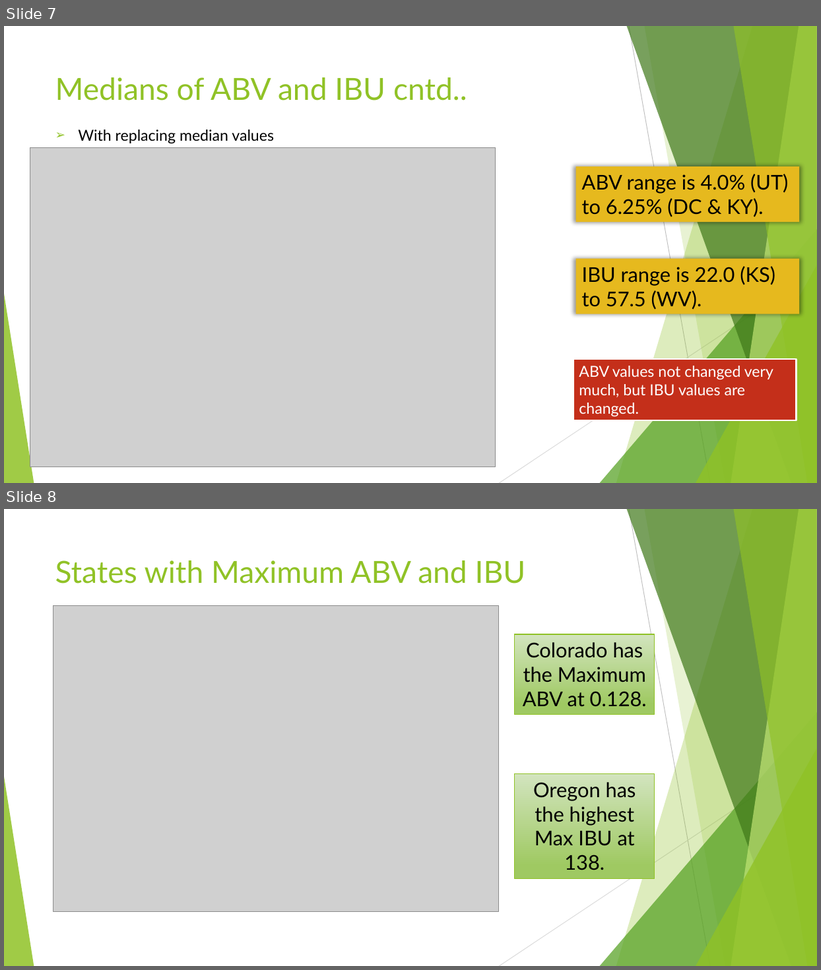
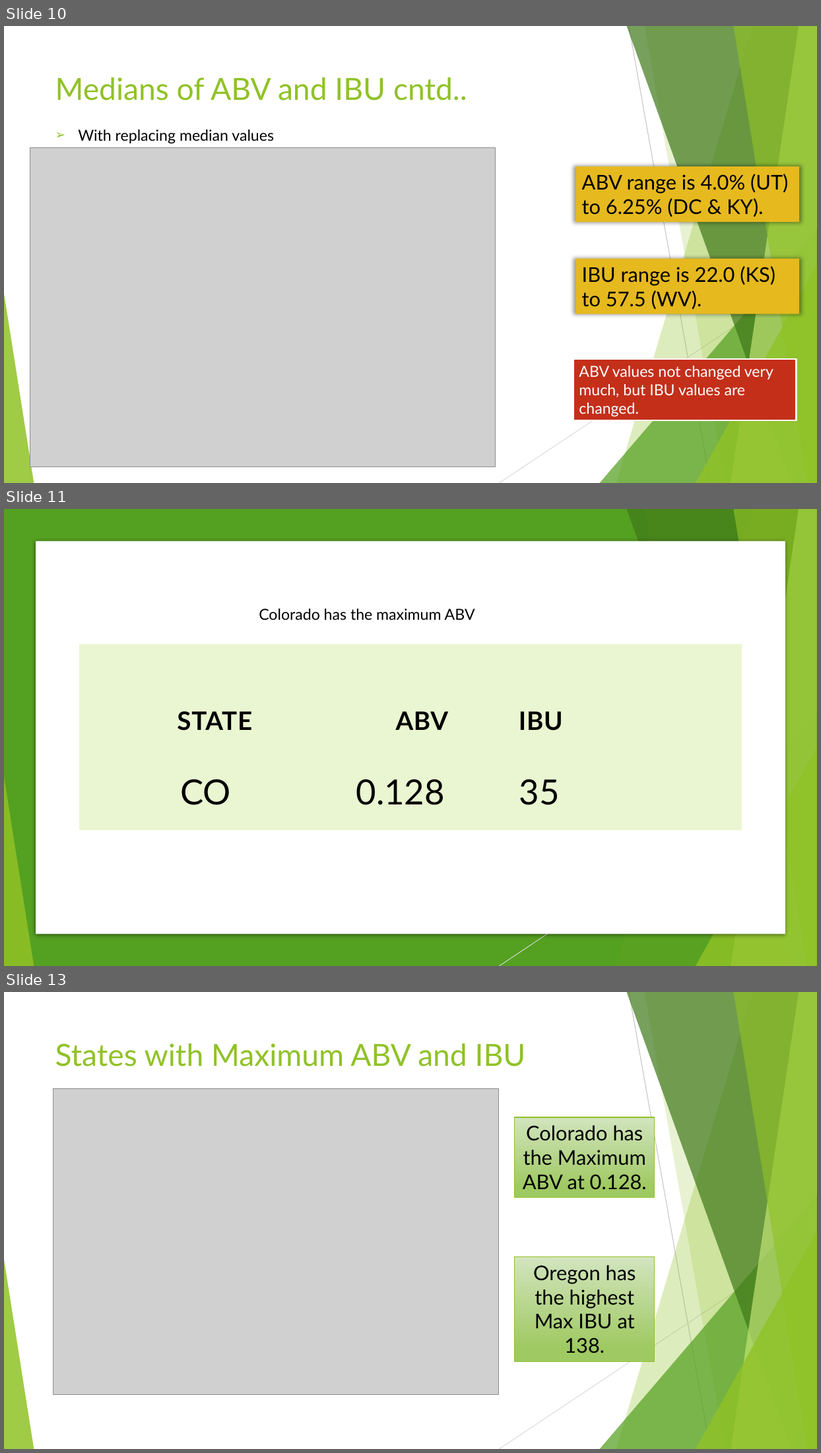
Before and after one commit to Omehrpour/R_proj_beer_market-, a slide deck: CaseStudy01.pptx. Shown one above the other, each under a label of ours: slides 7 and 8 before the commit, slides 10, 11 and 13 after it; the slides between them are not shown. The pictures are 821x970 and 821x1453 pixels, drawn with LibreOffice and Linux fonts; fonts in the diff are those of the drawing; grey boxes stand for pictures. Boxes give left, top, right and bottom in pixels: in the first picture for what was removed or moved away, otherwise in the second. Text is boxed around its words. In the diff, an @@ line names an element or a change of style, - is before the commit and + after.

```diff
--- a/CaseStudy01.pptx
+++ b/CaseStudy01.pptx
@@ slide 11 added at (x1=4, y1=509, x2=817, y2=966), background #FFFFFF; not listed: 8 template elements that a slide beside it also shows @@
@@ rectangle added at (x1=4, y1=509, x2=817, y2=966), fill #54A021 @@
@@ rectangle added at (x1=36, y1=541, x2=785, y2=935), fill #FFFFFF @@
@@ text added at (x1=259, y1=609, x2=475, y2=621), 18 pt, text #000000 @@
+Colorado has the maximum ABV
@@ table added at (x1=79, y1=644, x2=743, y2=830), 2 rows, 5 columns @@
+ | STATE | ABV | IBU | 
+ | CO | 0.128 | 35 | 
@@ group added at (x1=4, y1=509, x2=817, y2=966): 5 freeform shapes, 3 triangles, 1 line @@
@@ group added at (x1=4, y1=509, x2=817, y2=966): 5 freeform shapes, 3 triangles, 1 line @@
@@ what was slide 7 is now slide 10 @@
@@ what was slide 8 is now slide 13 @@
```
Also in this commit, not shown: 3 slides changed, 13 other slides added, 1 slide removed.
